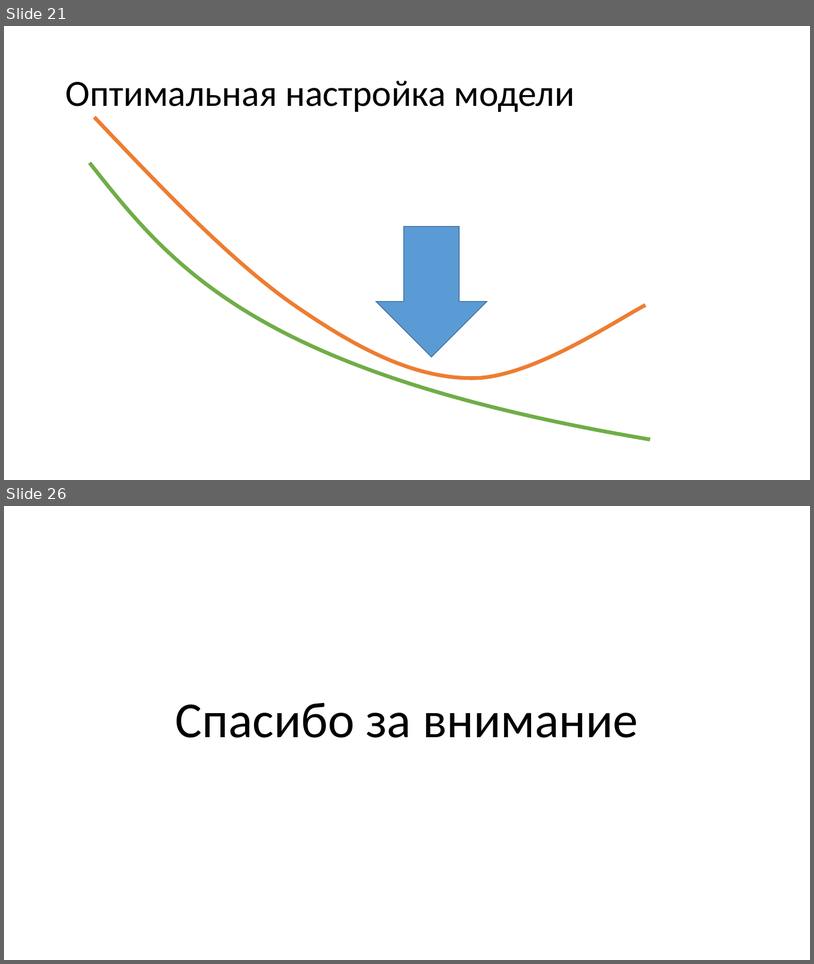
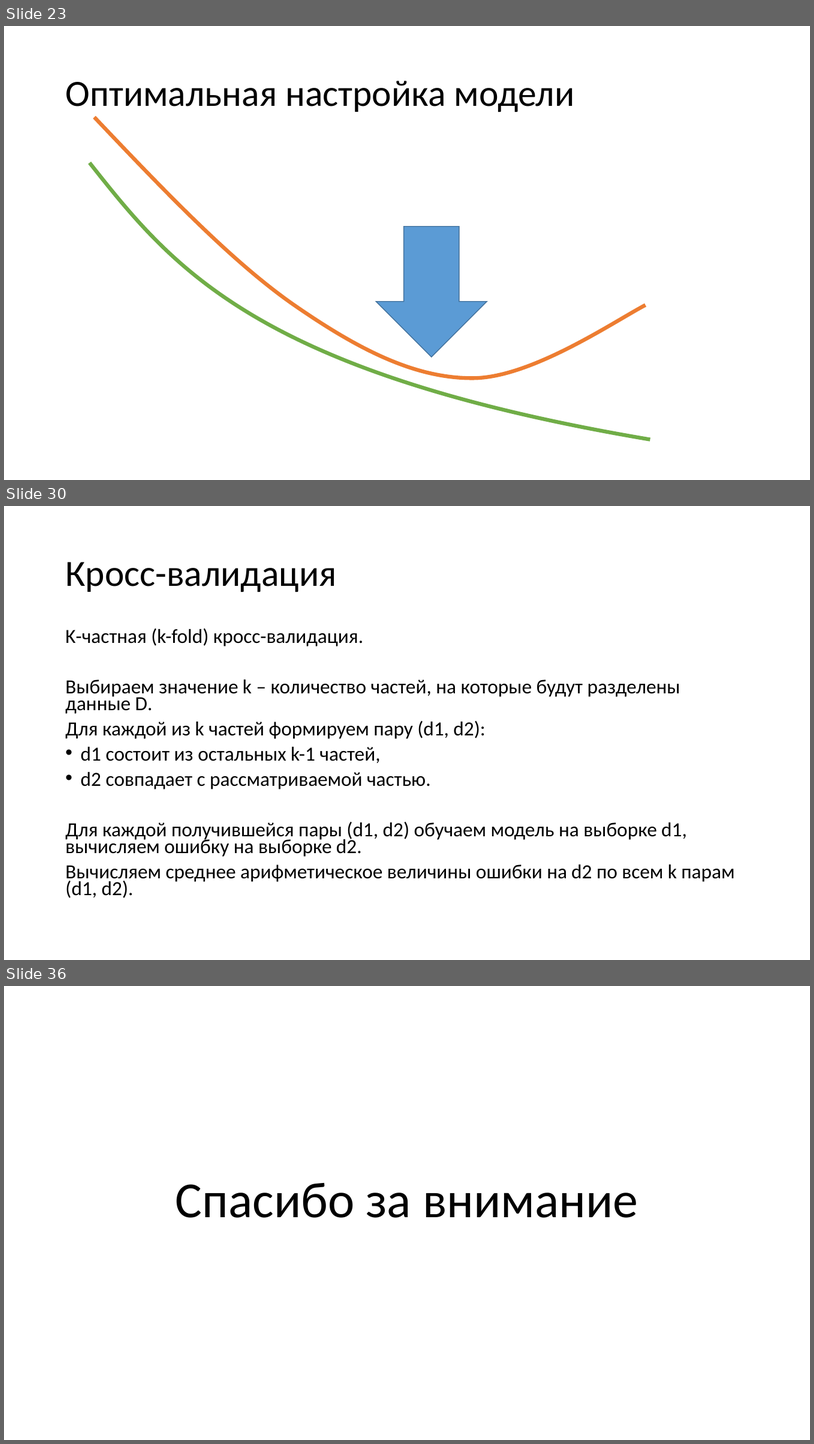
Before and after one commit to mosalov/AI_main_lectures, a slide deck: Лекция 1.pptx. Shown one above the other, each under a label of ours: slides 21 and 26 before the commit, slides 23, 30 and 36 after it; the slides between them are not shown. The pictures are 814x964 and 814x1444 pixels, drawn with LibreOffice and Linux fonts; fonts in the diff are those of the drawing. Boxes give left, top, right and bottom in pixels: in the first picture for what was removed or moved away, otherwise in the second. Text is boxed around its words. In the diff, an @@ line names an element or a change of style, - is before the commit and + after.

```diff
--- a/Лекция 1.pptx
+++ b/Лекция 1.pptx
@@ slide 30 added at [4, 506, 810, 960], background #FFFFFF @@
@@ title added at [65, 562, 336, 592], 44 pt, text #000000 @@
+Кросс-валидация
@@ text added at [65, 628, 735, 898], 23.8 pt, text #000000 @@
+K-частная (k-fold) кросс-валидация.
+Выбираем значение k – количество частей, на которые будут разделены данные D.
+Для каждой из k частей формируем пару (d1, d2):
+• d1 состоит из остальных k-1 частей,
+• d2 совпадает с рассматриваемой частью.
+Для каждой получившейся пары (d1, d2) обучаем модель на выборке d1, вычисляем ошибку на выборке d2.
+Вычисляем среднее арифметическое величины ошибки на d2 по всем k парам (d1, d2).
@@ what was slide 21 is now slide 23 @@
@@ what was slide 26 is now slide 36 @@
```
Also in this commit, not shown: 6 slides changed, 9 other slides added.
